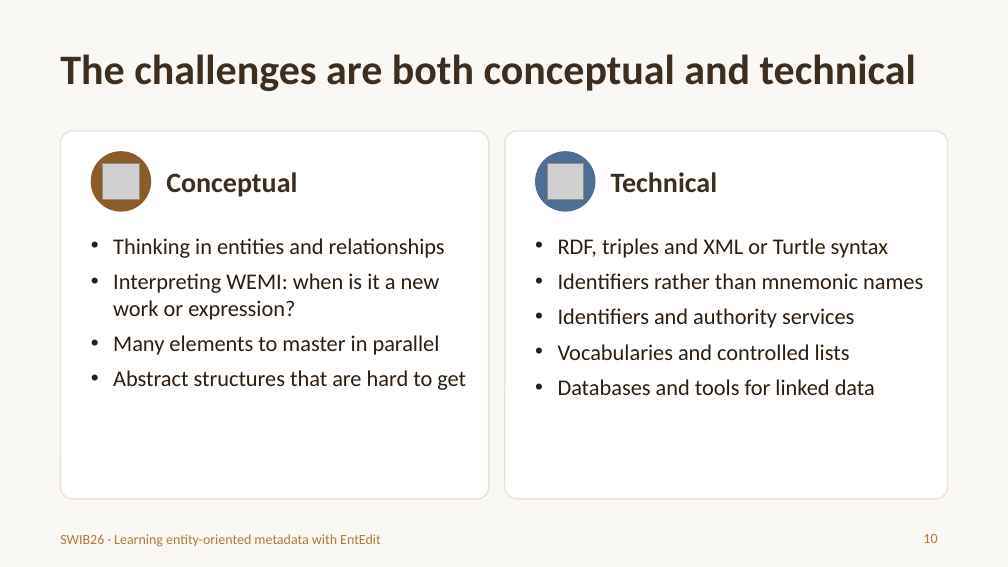
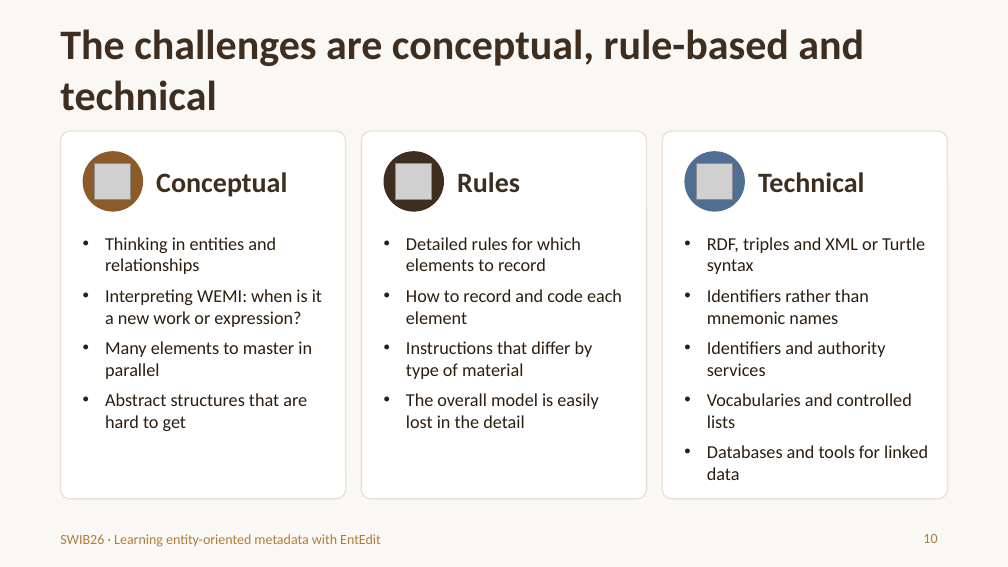
Before and after one commit to trondaal/EntEdit, a slide deck: slide 10 of swib26/EntEdit-SWIB26-introduction.pptx. Drawn at 1008x567 pixels with LibreOffice and Linux fonts; fonts in the diff are those of the drawing; grey boxes stand for pictures. Boxes give left, top, right and bottom in pixels: in the first picture for what was removed or moved away, otherwise in the second. Text is boxed around its words. In the diff, an @@ line names an element or a change of style, - is before the commit and + after.

```diff
--- a/swib26/EntEdit-SWIB26-introduction.pptx
+++ b/swib26/EntEdit-SWIB26-introduction.pptx
@@ title at (x1=60, y1=29, x2=864, y2=111): text changed @@
-The challenges are both conceptual and technical
+The challenges are conceptual, rule-based and technical
@@ rounded rectangle resized from (x1=60, y1=131, x2=489, y2=499) to (x1=60, y1=131, x2=346, y2=499) @@
@@ rounded rectangle added at (x1=361, y1=131, x2=646, y2=499), fill #FFFFFF, outline #EBE1D6 1 pt @@
@@ rounded rectangle resized from (x1=505, y1=131, x2=948, y2=499) to (x1=662, y1=131, x2=948, y2=499) @@
@@ ellipse moved from (x1=91, y1=151, x2=151, y2=212) to (x1=83, y1=151, x2=143, y2=212) @@
@@ picture moved from (x1=103, y1=163, x2=139, y2=200) to (x1=95, y1=163, x2=131, y2=200) @@
@@ text "Conceptual" moved from (x1=166, y1=172, x2=297, y2=197) to (x1=156, y1=172, x2=287, y2=197) @@
@@ ellipse added at (x1=384, y1=151, x2=445, y2=212), fill #3D2E1F @@
@@ picture added at (x1=395, y1=163, x2=431, y2=200) @@
@@ text added at (x1=457, y1=172, x2=520, y2=193), 20 pt, text #3D2E1F, bold @@
+Rules
@@ ellipse moved from (x1=535, y1=151, x2=596, y2=212) to (x1=684, y1=151, x2=745, y2=212) @@
@@ picture moved from (x1=547, y1=163, x2=584, y2=200) to (x1=697, y1=163, x2=733, y2=200) @@
@@ text "Technical" moved from (x1=611, y1=172, x2=718, y2=193) to (x1=758, y1=172, x2=865, y2=192) @@
@@ text "Thinking in entities and relationships" at (x1=105, y1=237, x2=322, y2=431): size 16 to 13 pt @@
@@ text "Thinking in entities and relationships" moved from (x1=113, y1=238, x2=466, y2=390) to (x1=105, y1=237, x2=322, y2=431) @@
@@ text added at (x1=406, y1=237, x2=622, y2=428), 13 pt, text #2D1E0F @@
+• Detailed rules for which elements to record
+• How to record and code each element
+• Instructions that differ by type of material
+• The overall model is easily lost in the detail
@@ text "RDF, triples and XML or ..." moved from (x1=558, y1=238, x2=923, y2=395) to (x1=707, y1=237, x2=928, y2=480) @@
@@ text "RDF, triples and XML or ..." at (x1=707, y1=237, x2=928, y2=480): size 16 to 13 pt @@
```
Also in this commit, not shown: 1 other slide changed, 4 slides added.
